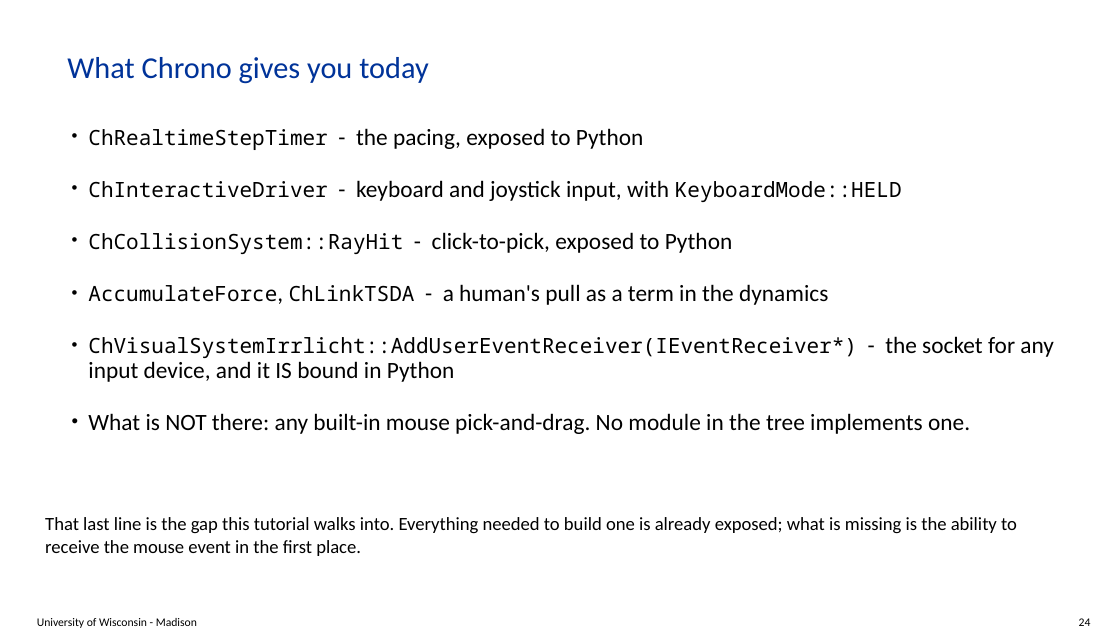
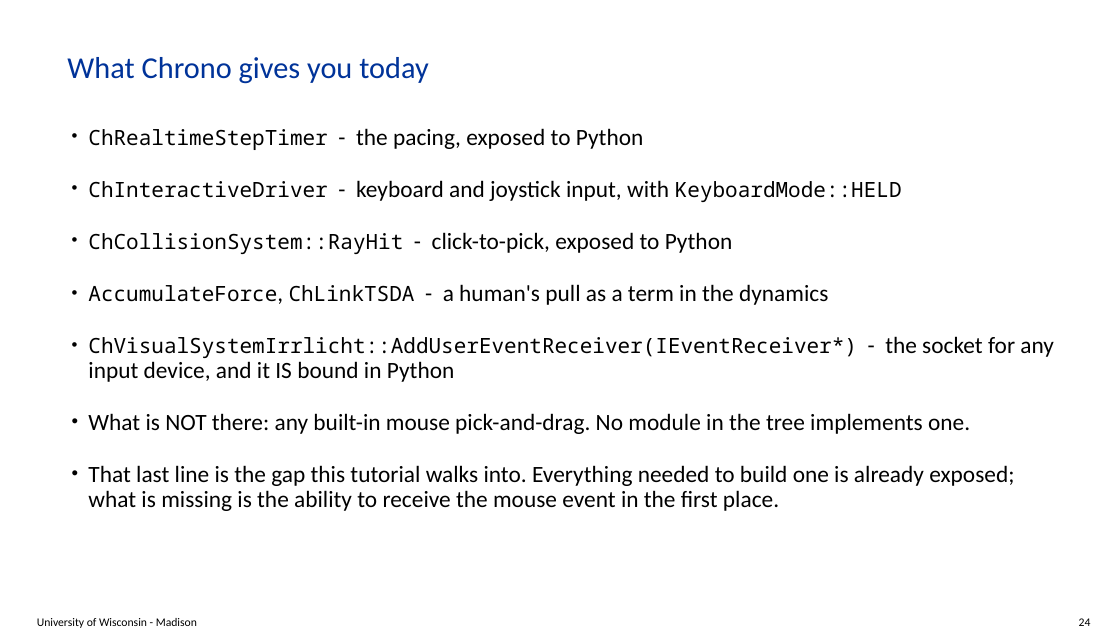
Before and after one commit to ksha23/chrono-hil-tutorial, a slide deck: slide 24 of tutorial_HIL_driver.pptx. Drawn at 1120x630 pixels with LibreOffice and Linux fonts; fonts in the diff are those of the drawing; background and template pictures are left out. Boxes give left, top, right and bottom in pixels: in the first picture for what was removed or moved away, otherwise in the second. Text is boxed around its words. In the diff, an @@ line names an element or a change of style, - is before the commit and + after.

```diff
--- a/tutorial_HIL_driver.pptx
+++ b/tutorial_HIL_driver.pptx
@@ text at (88, 465, 1014, 511): paragraph added @@
+• That last line is the gap this tutorial walks into. Everything needed to build one is already exposed; what is missing is the ability to receive the mouse event in the first place.
@@ text removed at (45, 517, 1017, 556) @@
-That last line is the gap this tutorial walks into. Everything needed to build one is already exposed; what is missing is the ability to receive the mouse event in the first place.
```
Also in this commit, not shown: 16 other slides changed, 2 other files.
